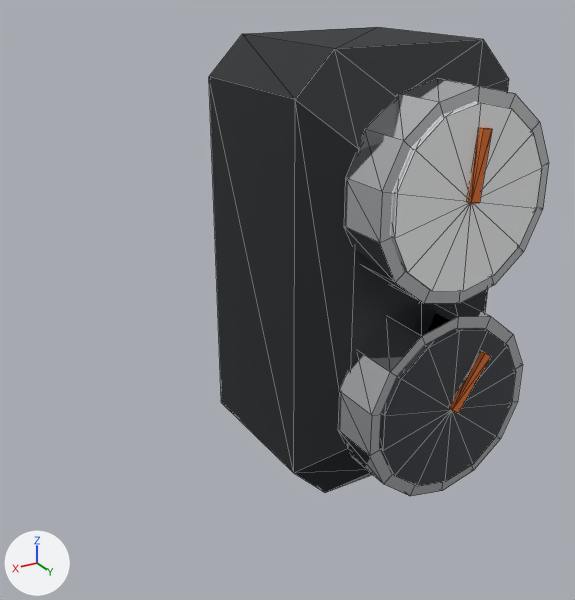
One commit to the glTF model assets/parts/interior/readout/readout_2/vortex_r.glb: the scene before it, then after it.
Before and after are seen from a camera (50 mm lens) standing at (0.1479, 0.2122, 0.1617) and looking at (0.0318, 0.0188, 0.065). The lights are fixed; the arrows at lower left show +X, +Y and +Z. The first picture is the older version. Mesh edges are drawn as thin lines. Where no turn or scale is listed for an object, it has been applied to the vertices. Vertices at exactly the same position are counted once.

Objects in the first picture: 'model'.
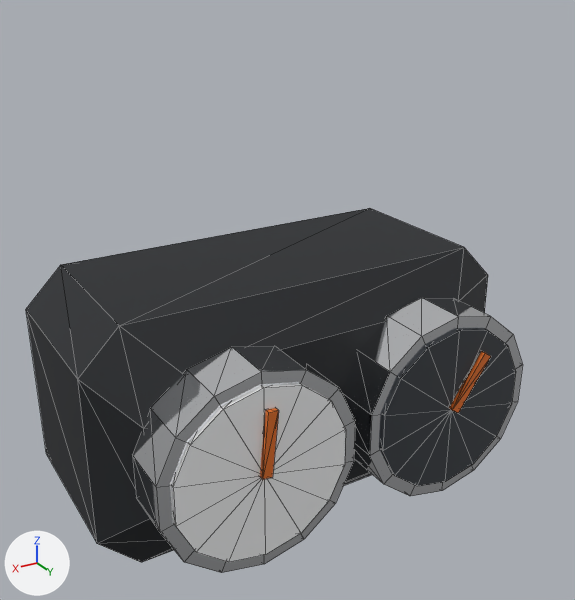
The newer file is also turned or shifted as a whole; pictures and numbers use the older file's frame.

Where the change shows, as pixel boxes (x1, y1, x2, y2) in the pictures (575 x 600 px; the box of a moved part takes in the faces that stretch with it):
'model', reshaped (46% wider, 22% shorter): before (209, 27, 549, 496); after (26, 208, 523, 573)
part 1 of me_model, moved or reshaped: before (344, 78, 549, 304); after (132, 346, 355, 573)
part 2 of me_model, moved or reshaped: before (467, 128, 492, 203); after (260, 408, 279, 480)
part 3 of me_model, moved or reshaped: before (392, 102, 541, 292); after (172, 384, 346, 562)
part 4 of me_model, moved or reshaped: before (478, 39, 509, 92); after (458, 248, 488, 313)
part 5 of me_model, moved or reshaped (mostly hidden): before (348, 148, 487, 449); after (144, 321, 385, 482)
part 6 of me_model, moved or reshaped: before (209, 27, 483, 149); after (26, 208, 464, 428)
part 7 of me_model, moved or reshaped: before (209, 77, 372, 493); after (26, 310, 372, 562)

What the commit changed:
me_model is used by ob_model.
me_model had 170 vertices, 312 faces and spanned x -0.038..0.038, y -0.0463..0.0463, z -0.07..0.07.
me_model now has 170 vertices, 312 faces and spans x -0.038..0.102, y -0.0463..0.0463, z -0.07..0.006.
me_model part 1: the loose piece of 30 vertices spanning x -0.0292..0.0292, y 0.0277..0.0437, z 0.002..0.062 is moved by (0.064, 0.0, -0.064).
me_model part 2: the loose piece of 8 vertices spanning x -0.0034..0.0015, y 0.0443..0.0463, z 0.0319..0.0515 is moved by (0.064, 0.0, -0.064).
me_model part 3: the loose piece of 30 vertices spanning x -0.0253..0.0253, y 0.0397..0.0447, z 0.006..0.058 is moved by (0.064, 0.0, -0.064).
me_model part 4: 8 of the vertices in x -0.038..-0.014, y -0.0463..0.0287, z 0.046..0.07 are moved by (0.0, 0.0, -0.064).
me_model part 5: all 2 vertices in x 0.0, y -0.0463..0.0287, z 0.0 are moved by (0.032, 0.0, -0.032).
me_model part 6: 8 of the vertices in x 0.014..0.038, y -0.0463..0.0287, z 0.046..0.07 are moved by (0.064, 0.0, -0.064).
me_model part 7: 8 of the vertices in x 0.014..0.038, y -0.0463..0.0287, z -0.07..-0.046 are moved by (0.064, 0.0, 0.0).
